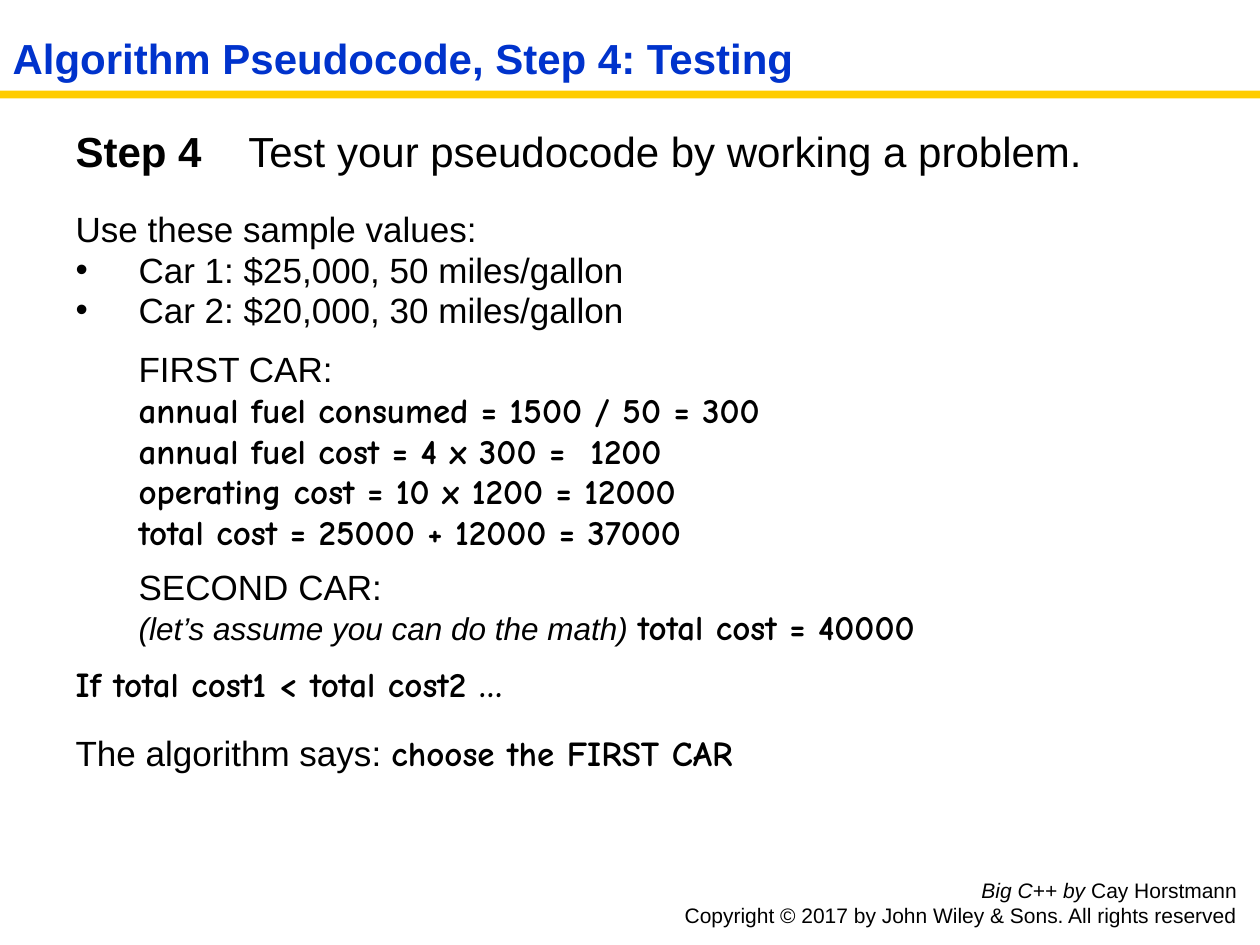
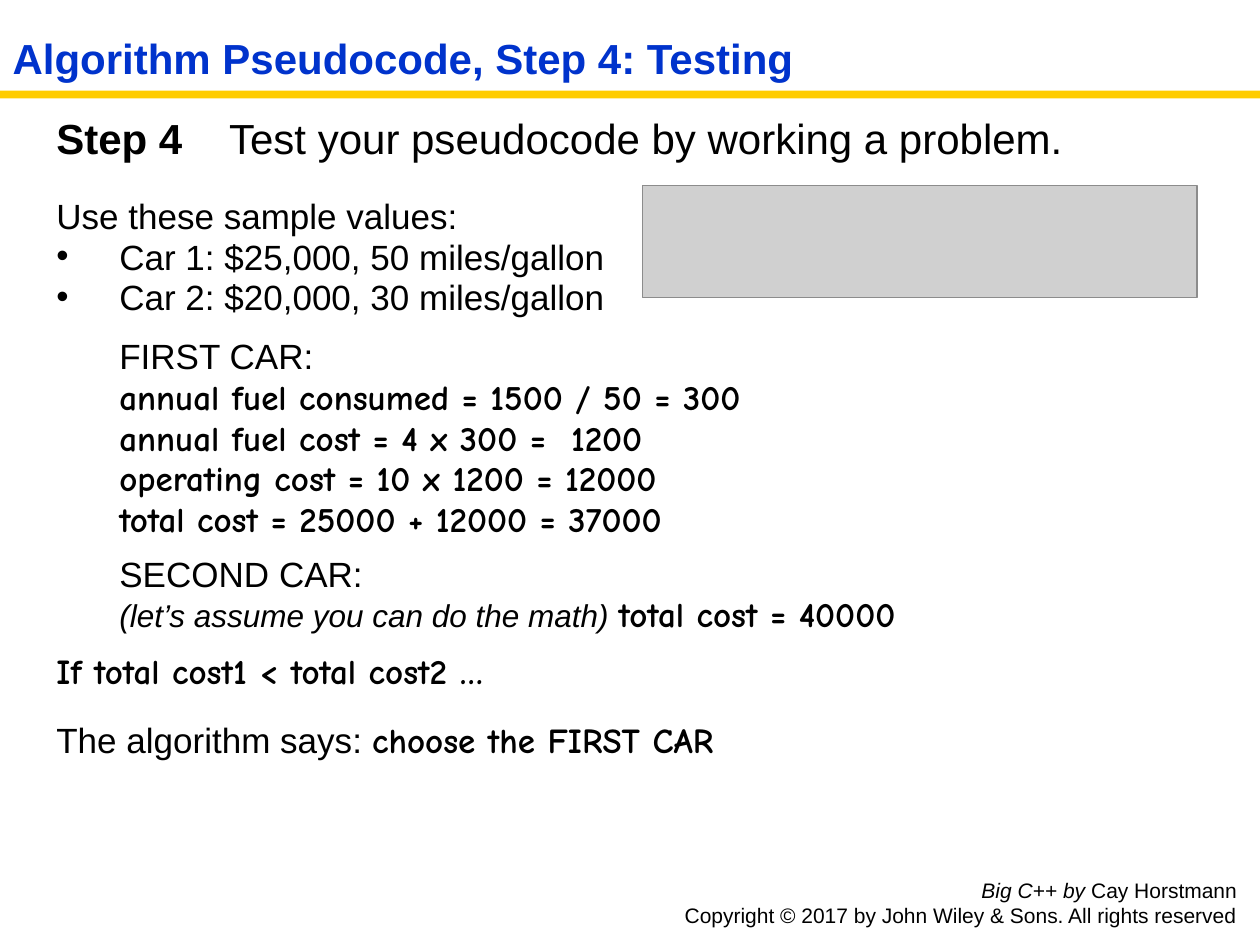
Before and after one commit to tong-yee/tong-yee.github.io, a slide deck: slide 11 of 135/slides/ch01/ch01_sec_1_7.pptx (slide 10 before the commit). Drawn at 1260x945 pixels with LibreOffice and Linux fonts; fonts in the diff are those of the drawing; grey boxes stand for pictures. Boxes give left, top, right and bottom in pixels: in the first picture for what was removed or moved away, otherwise in the second. Text is boxed around its words. In the diff, an @@ line names an element or a change of style, - is before the commit and + after.

```diff
--- a/135/slides/ch01/ch01_sec_1_7.pptx
+++ b/135/slides/ch01/ch01_sec_1_7.pptx
@@ text "Step 4 Test your pseudocode ...": place and size @@
-text "Step 4 Test your pseudocode ..." at box(76, 136, 1081, 773)
+text "Step 4 Test your pseudocode ..." at box(56, 123, 1062, 760)
@@ picture added at box(643, 185, 1197, 297) @@
```
Also in this commit, not shown: 1 other slide changed, 1 slide added, 8 other files.
